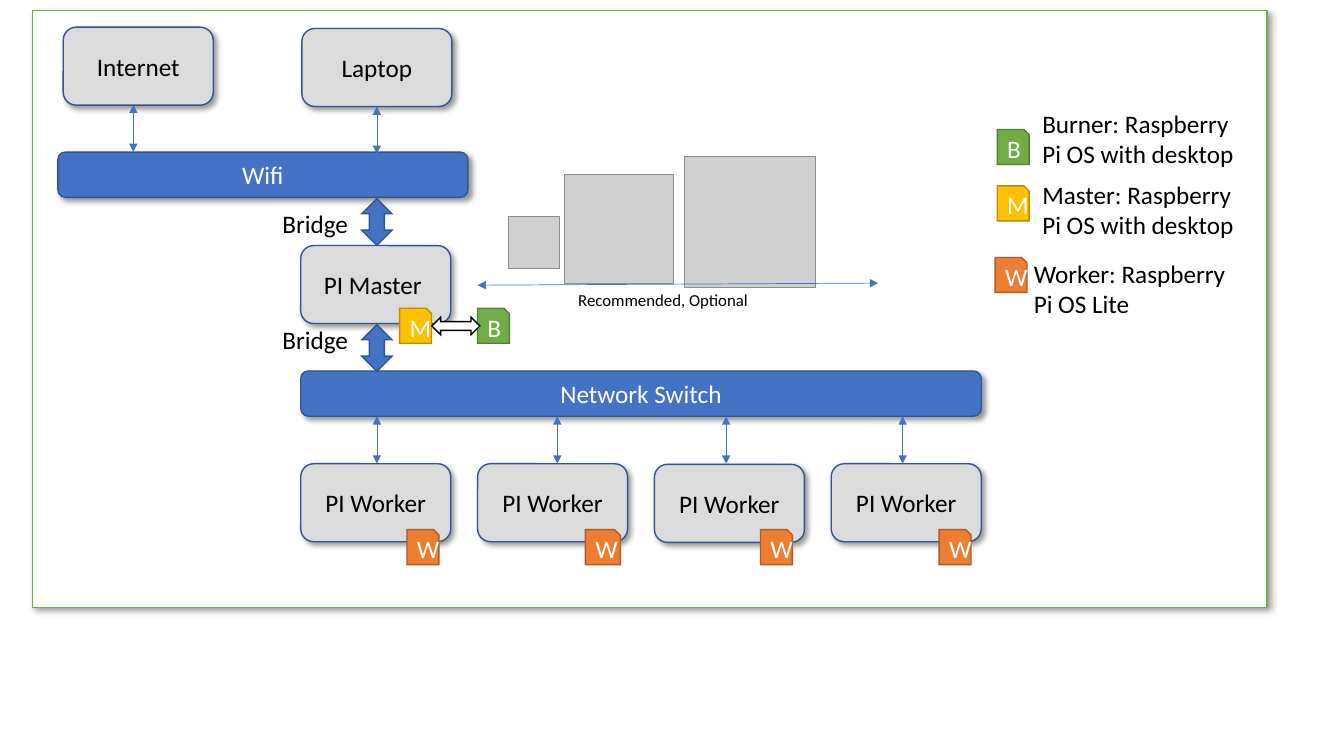
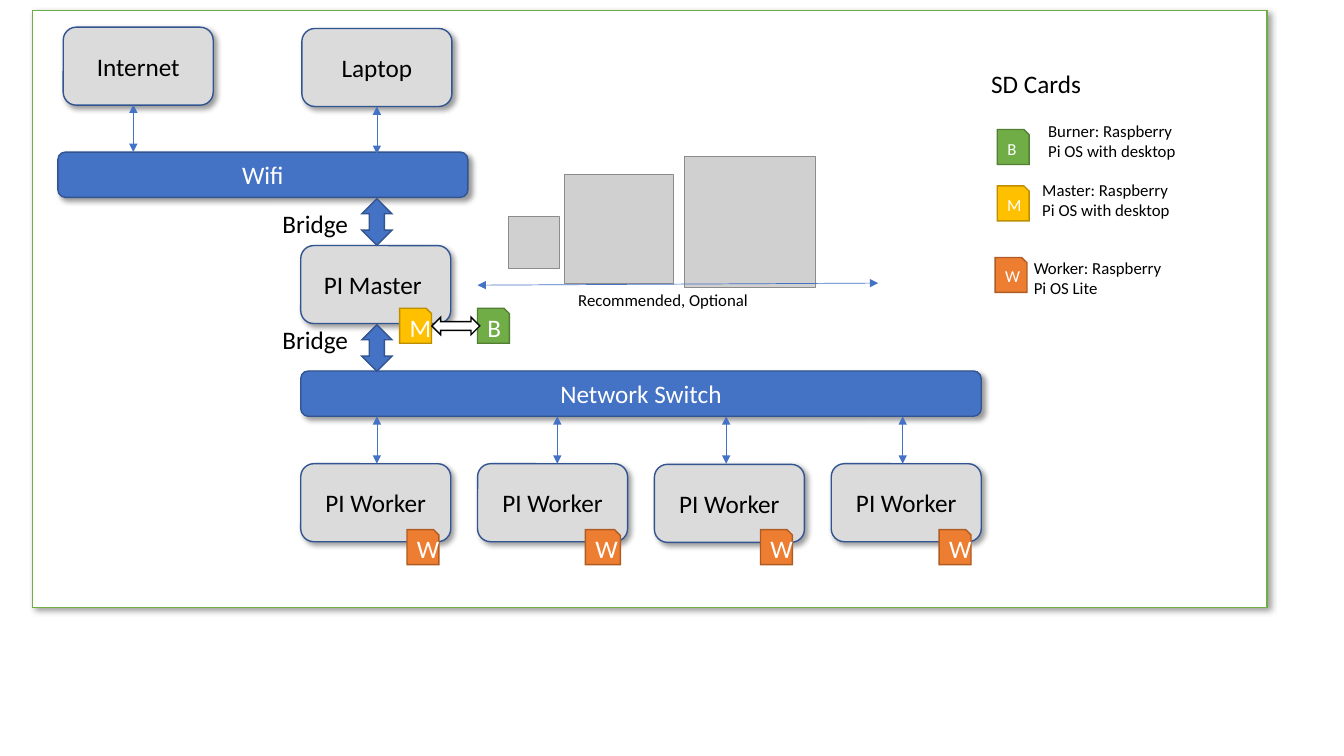
Before and after one commit to cloudmesh/cloudmesh-pi-burn, a slide deck: slide 2 of images/network.pptx. Drawn at 1344x756 pixels with LibreOffice and Linux fonts; fonts in the diff are those of the drawing; grey boxes stand for pictures. Boxes give left, top, right and bottom in pixels: in the first picture for what was removed or moved away, otherwise in the second. Text is boxed around its words. In the diff, an @@ line names an element or a change of style, - is before the commit and + after.

```diff
--- a/images/network.pptx
+++ b/images/network.pptx
@@ text added at (991, 75, 1081, 94), 18 pt, text #000000 @@
+SD Cards
@@ size 18 to 12 pt in 6 elements at (997, 129, 1029, 164), (997, 186, 1029, 221), (995, 257, 1027, 292), (1034, 262, 1161, 294), (1042, 184, 1169, 219), (1048, 125, 1175, 160) @@
@@ text "Burner: Raspberry": place and size @@
-text "Burner: Raspberry" at (1042, 115, 1234, 167)
+text "Burner: Raspberry" at (1048, 125, 1175, 160)
```
Also in this commit, not shown: 1 other slide changed, 3 other files.
